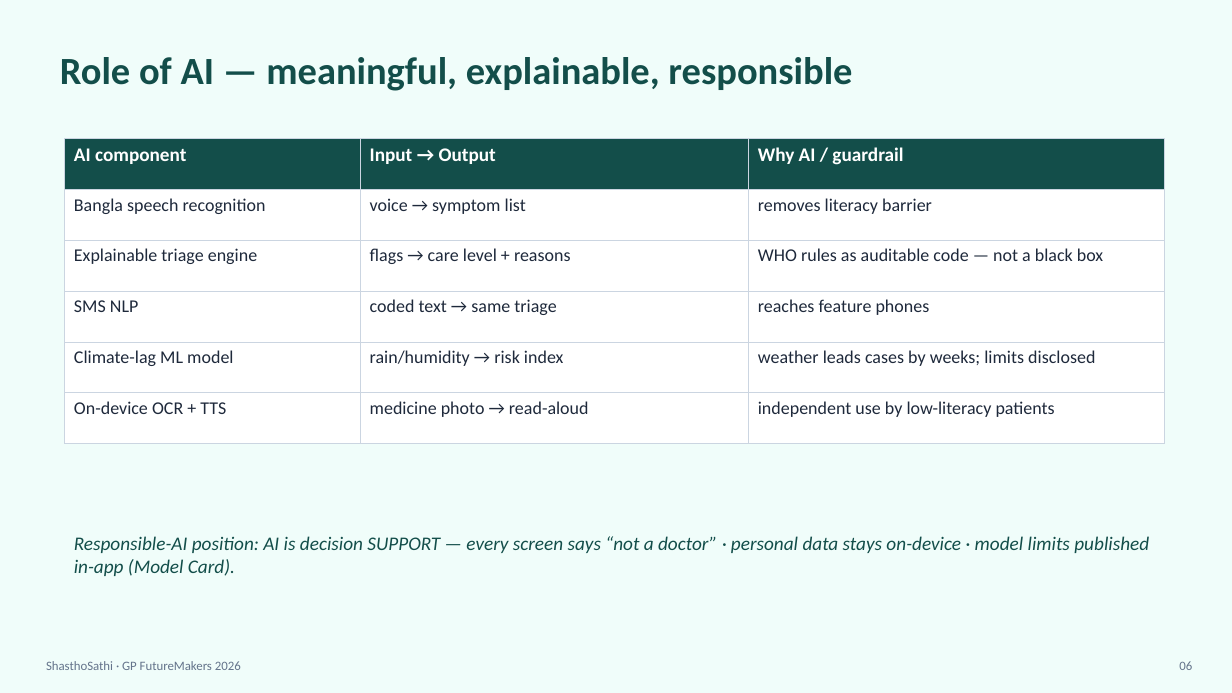
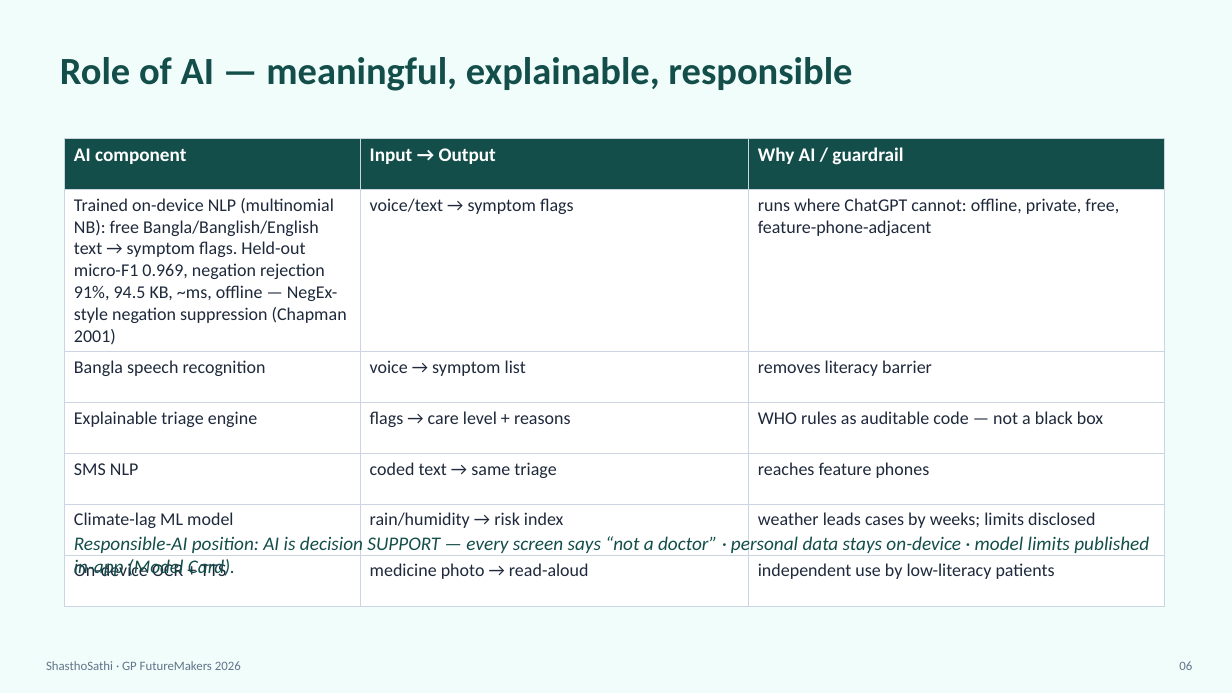
Before and after one commit to rudra496/shasthosathi, a slide deck: slide 6 of gp_submission/ShasthoSathi_GP_Deck.pptx. Drawn at 1232x693 pixels with LibreOffice and Linux fonts; fonts in the diff are those of the drawing. Boxes give left, top, right and bottom in pixels: in the first picture for what was removed or moved away, otherwise in the second. Text is boxed around its words. In the diff, an @@ line names an element or a change of style, - is before the commit and + after.

Commit message:
v1.4.0: TRAINED on-device NLP — multinomial NB symptom classifier (multi-label corpus incl. multi-symptom sentences, positive-evidence scoring + freq gate, NegEx negation suppression): held-out micro-F1 0.969, negation rejection 91%, 94.5 KB, pure-JS offline inference; AI-Inside page (live demo + metrics + why-not-ChatGPT); wired into triage voice path; 67/67 tests

```diff
--- a/gp_submission/ShasthoSathi_GP_Deck.pptx
+++ b/gp_submission/ShasthoSathi_GP_Deck.pptx
@@ table at <box>65,139,1165,583</box> @@
+row 2: Trained on-device NLP (multinomial NB): free Bangla/Banglish/English text → symptom flags. Held-out micro-F1 0.969, negation rejection 91%, 94.5 KB, ~ms, offline — NegEx-style negation suppression (Chapman 2001) | voice/text → symptom flags | runs where ChatGPT cannot: offline, private, free, feature-phone-adjacent
```
Also in this commit, not shown: 14 other files.
